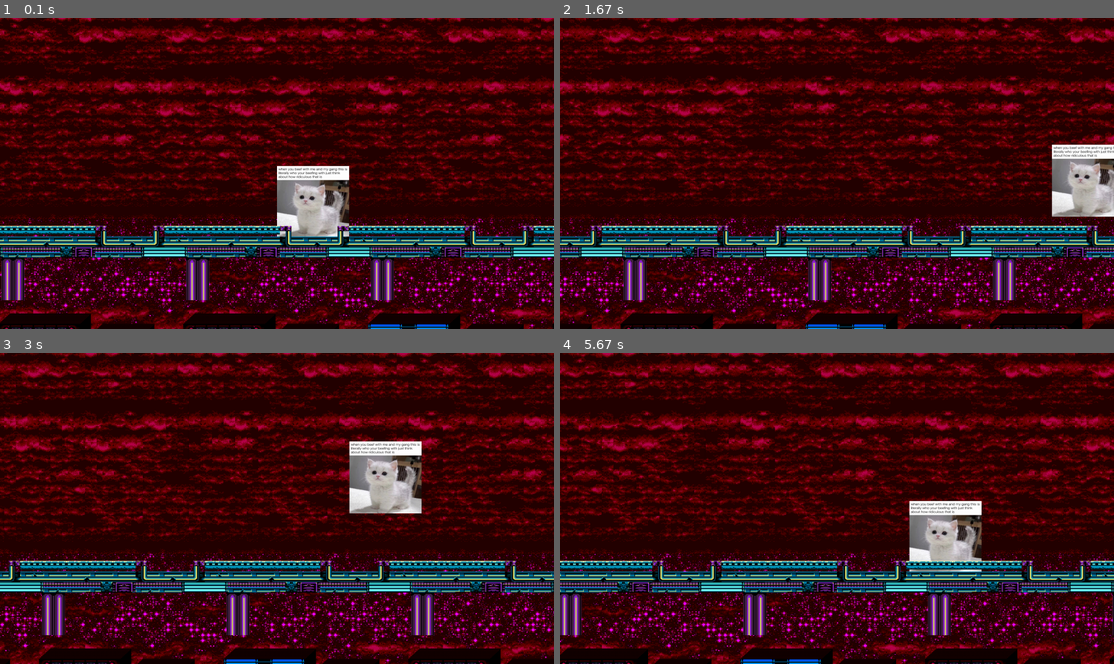
Above: before the commit, frames 1-4 (two rows, left to right).
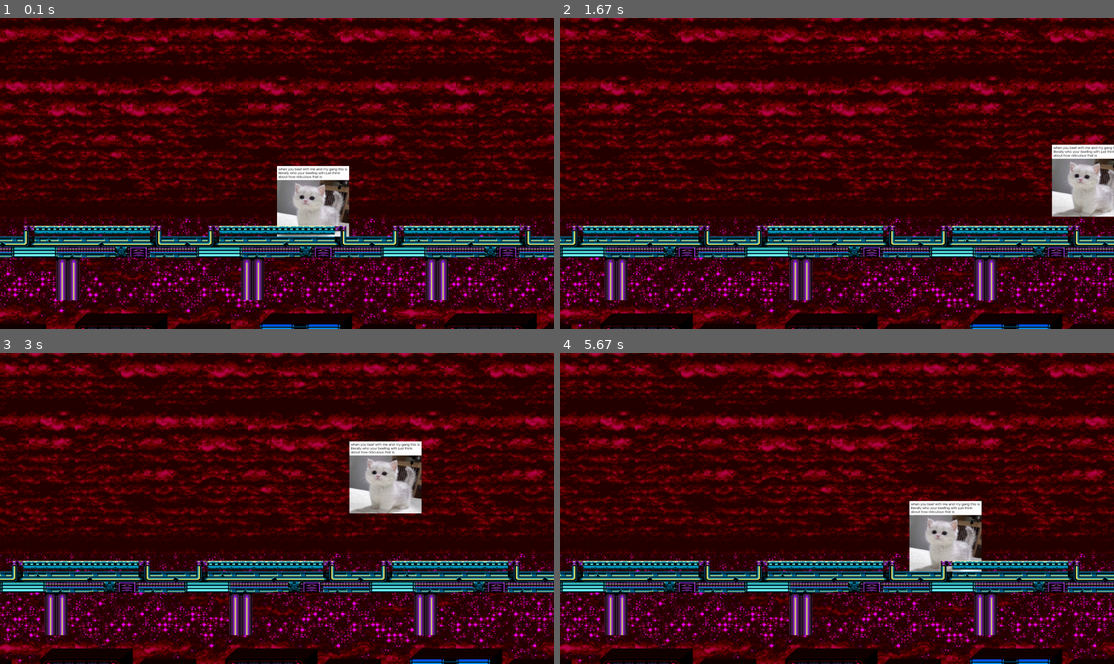
Above: after the commit, the same moments.

Repository: staten-island-tech/oop-adventures-j-a-m-squad
Game: pygame game, started from Stardust Speedway Zone.py
Same seed, same stepped clock (60 frames per second), same inputs: the game is played once before the commit and once after it.
Inputs:
- Up to frame 1 (0.1 s): no input
- Up to frame 2 (1.67 s): tap Space at 0.33, 0.73, 1.03, 1.23, 1.53 s; hold Right 0.67-1.13 s; hold D 0.67-1.13 s; hold Right 1.17-1.63 s; hold D 1.17-1.63 s
- Up to frame 3 (3 s): hold Left 1.67-2.2 s; hold A 1.67-2.2 s; tap Space at 1.73, 2.03, 2.3, 2.6, 2.73 s; hold Left 2.23-2.63 s; hold A 2.23-2.63 s; hold Right from 2.67 s (still down); hold D from 2.67 s (still down)
- Up to frame 4 (5.67 s): tap Space at 3.03, 3.4, 3.7, 3.9, 4.2, 4.4, 4.7, 4.9, 5.2, 5.47 s; release Right at 3.3 s; release D at 3.3 s; hold Left 3.33-3.8 s; hold A 3.33-3.8 s; hold Right 3.83-4.3 s; hold D 3.83-4.3 s; hold Right 4.33-4.8 s; hold D 4.33-4.8 s; hold Left 4.83-5.37 s; hold A 4.83-5.37 s; hold Left from 5.4 s (still down); hold A from 5.4 s (still down)

The runs differ from the first frame. In frame 1, 47% of the frame differs, in the area x 0-100%, y 0-100%; in frame 2, 45%; in frame 3, 37%; in frame 4, 47%.

Commit message:
SEGASONIC CD

Diff:
--- a/Stardust Speedway Zone.py
+++ b/Stardust Speedway Zone.py
@@ -11,11 +11,12 @@
 screen = pygame.display.set_mode((SCREEN_WIDTH, SCREEN_HEIGHT))
 clock = pygame.time.Clock()
 running = True
+dead = False
 dt = 0
 #Setup the players position on the screen
 player_pos = pygame.Vector2(screen.get_width() / 2, screen.get_height() / 2.1)
 #Load and play music
-pygame.mixer.music.load("assets\music\Stardust Speedway Bad Future.ogg")
+pygame.mixer.music.load("assets\music\Stardust Speedway Good Future.ogg")
 pygame.mixer.music.play(-1)
 #Load Sound Effects
 sonicJump = pygame.mixer.Sound("assets\sounds\sonicJump.ogg")
@@ -39,7 +40,7 @@
 tiles = math.ceil(SCREEN_WIDTH  / bg_width) + 2
 #Variables for jumping
 boingoing = False
-jumpgravity = 1
+jumpGravity = 1
 jump = 20
 jumpVelocity = jump
 #Everything after this point is what happens while our game is running
@@ -61,8 +62,8 @@
         #Forces our background to scroll
         screen.blit(bg, (i * bg_width + scroll - bg_width, 0))
     #How fast our Background and Foreground should scroll
-    #Keep the minus sign, Pygame hates if the background our Foreground goes backwards as it glitches them out
-    scroll -= 25
+    #Change the minus sign to the plus sign to make everything go backwards or vice versa
+    scroll -= 100
     #Resets Scrolling
     if abs(scroll) > bg_width:
         scroll = 0
@@ -99,7 +100,7 @@
     #Jump logic handled here
     if boingoing:
         player_pos.y -= jumpVelocity
-        jumpVelocity -= jumpgravity
+        jumpVelocity -= jumpGravity
         if jumpVelocity < -jump:
             boingoing = False
             jumpVelocity =jump
Not shown, added: assets/music/Stardust Speedway Good Future.ogg
Not shown, added: assets/videos/Game Over (Milk) - Soulles DX Milk & Cereal DLC.mp4
